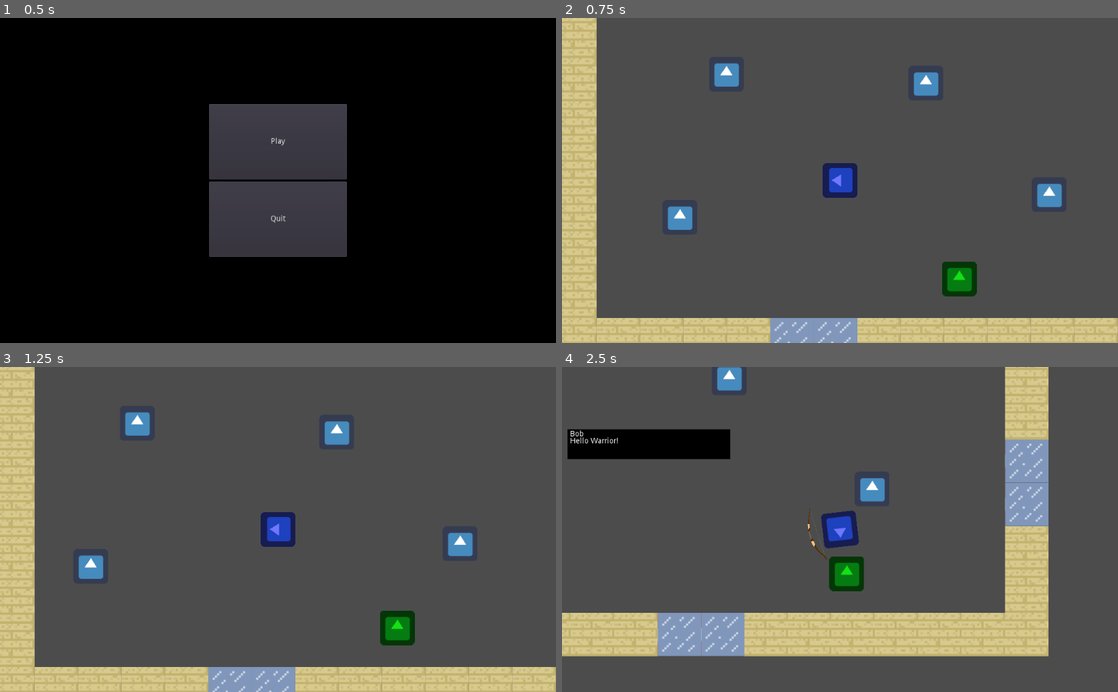
Above: before the commit, frames 1-4 (two rows, left to right).
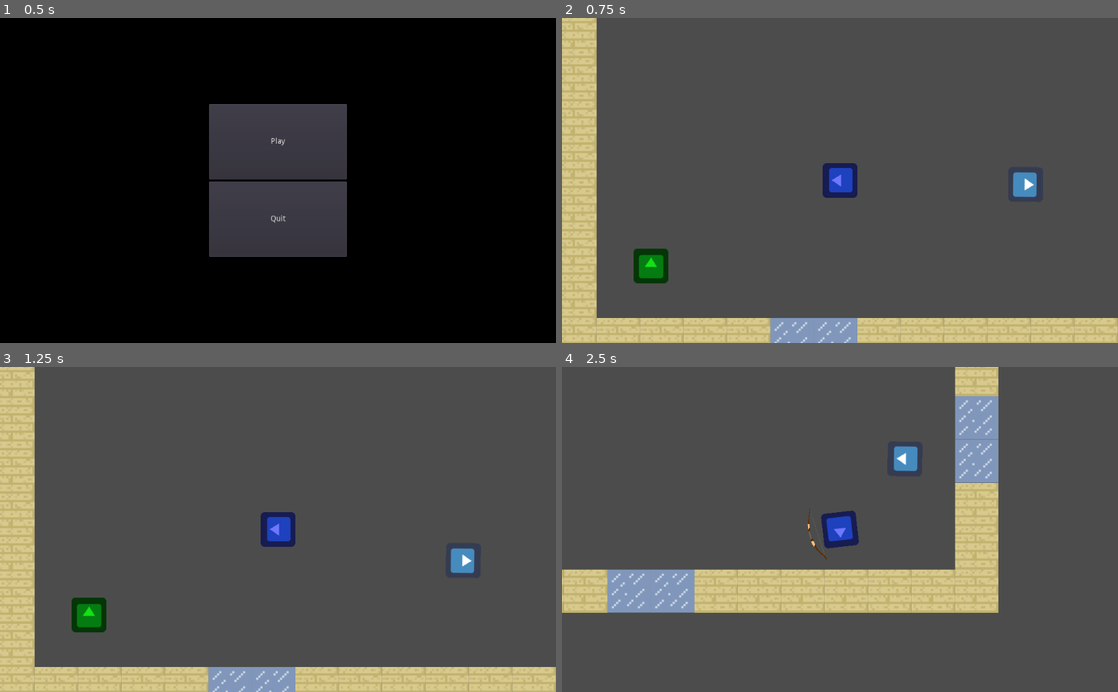
Above: after the commit, the same moments.

Repository: hamzasclone2/untitled-pokemon-game
Game: Godot game, scene res://Scenes/MainMenu.tscn
Two runs of this game, one before a commit and one after it. Both use one fixed random seed, a clock stepped at 60 frames per second and the inputs below. The engine's default icon, where the game draws it, is replaced by a stand-in: a white triangle on a blue panel in a dark square.
Inputs (mouse positions are in pixels of both pictures, inside the frame that each line leads up to):
- Up to frame 1 (0.5 s): no input
- Up to frame 2 (0.75 s): click "Play" at 0.5 s
- Up to frame 3 (1.25 s): no input
- Up to frame 4 (2.5 s): tap Enter (ui_accept) at 1.25, 1.52, 2.27 s; move the mouse to (962, 513) at 1.27 s; hold D (right) 1.28-2.03 s; click (962, 513) at 1.35 s; move the mouse to (728, 545) at 2.02 s; hold S (down) from 2.03 s (still down); tap Mouse wheel down (scrollWheelDown) at 2.1 s

Frame 1 is identical in both runs. In frame 2, 2.9% of the frame differs, in the area x 12-90%, y 13-86%; in frame 3, 2.8%; in frame 4, 37%, in the area x 0-88%, y 0-90%.

Commit message:
redid enemy patrols

Diff:
--- /dev/null
+++ b/Scenes/Path.tscn
@@ -0,0 +1,20 @@
+[gd_scene load_steps=4 format=2]
+
+[ext_resource path="res://Scenes/BasicEnemy.tscn" type="PackedScene" id=1]
+[ext_resource path="res://Scripts/path.gd" type="Script" id=2]
+
+[sub_resource type="Curve2D" id=1]
+_data = {
+"points": PoolVector2Array( 0, 0, 0, 0, 102.052, 98.5996, 0, 0, 0, 0, 437.732, 97.5996, 0, 0, 0, 0, 434.123, 19.5996, 0, 0, 0, 0, 103.255, 20.5996, 0, 0, 0, 0, 102.052, 98.5996 )
+}
+
+[node name="path" type="Path2D"]
+position = Vector2( -0.620261, 0 )
+curve = SubResource( 1 )
+script = ExtResource( 2 )
+
+[node name="follow" type="PathFollow2D" parent="."]
+position = Vector2( 102.052, 98.5996 )
+rotation = -0.00298017
+
+[node name="BasicEnemy" parent="follow" instance=ExtResource( 1 )]
--- a/Scenes/Test.tscn
+++ b/Scenes/Test.tscn
@@ -1,30 +1,14 @@
 [gd_scene load_steps=7 format=2]
 
 [ext_resource path="res://Scripts/Test.gd" type="Script" id=1]
-[ext_resource path="res://Scenes/BasicEnemy.tscn" type="PackedScene" id=2]
 [ext_resource path="res://Scenes/Player.tscn" type="PackedScene" id=3]
 [ext_resource path="res://Scenes/TileMap.tscn" type="PackedScene" id=4]
 [ext_resource path="res://Scenes/NPCs/Bob.tscn" type="PackedScene" id=5]
 [ext_resource path="res://Scenes/DialoguePopup.tscn" type="PackedScene" id=6]
+[ext_resource path="res://Scenes/Path.tscn" type="PackedScene" id=7]
 
 [node name="Test" type="Node2D"]
 script = ExtResource( 1 )
-
-[node name="BasicEnemy" parent="." instance=ExtResource( 2 )]
-position = Vector2( 623.145, 206.922 )
-agro = 5
-
-[node name="BasicEnemy2" parent="." instance=ExtResource( 2 )]
-position = Vector2( 255.68, 190.273 )
-agro = 10
-
-[node name="BasicEnemy3" parent="." instance=ExtResource( 2 )]
-position = Vector2( 850.284, 412.655 )
-agro = 15
-
-[node name="BasicEnemy4" parent="." instance=ExtResource( 2 )]
-position = Vector2( 170.052, 454.607 )
-agro = 20
 
 [node name="Player" parent="." instance=ExtResource( 3 )]
 position = Vector2( 448.331, 386.492 )
@@ -33,8 +17,20 @@
 tile_data = PoolIntArray( -327676, 1, 0, -327675, 1, 0, -327674, 1, 0, -327673, 1, 0, -327672, 12, 0, -327671, 12, 0, - …(985 unchanged characters)…
 
 [node name="Bob" parent="." instance=ExtResource( 5 )]
-position = Vector2( 668, 568 )
+position = Vector2( 100, 544 )
 
 [node name="CanvasLayer" type="CanvasLayer" parent="."]
 
 [node name="DialoguePopup" parent="CanvasLayer" instance=ExtResource( 6 )]
+
+[node name="path" parent="." instance=ExtResource( 7 )]
+
+[node name="path2" parent="." instance=ExtResource( 7 )]
+position = Vector2( 695.38, -64 )
+
+[node name="path3" parent="." instance=ExtResource( 7 )]
+position = Vector2( 895.38, -308 )
+
+[node name="path4" parent="." instance=ExtResource( 7 )]
+position = Vector2( 767.38, 566 )
+rotation = -1.55618
--- a/Scripts/BasicEnemy.gd
+++ b/Scripts/BasicEnemy.gd
@@ -20,16 +20,6 @@
 	if health <= 0:
 		queue_free()
 
-func _physics_process(delta):
-	timer += delta
-	if(isWalkingRight and timer<waitTime):
-		walk("right")
-	elif(!isWalkingRight and timer <waitTime):
-		walk("left")
-	elif(timer >= waitTime):
-		isWalkingRight = !isWalkingRight
-		timer = 0
-
 
 func _ready():
 	ThreatArea.scale.x = agro * PlayerAttributes.threat_level
@@ -39,10 +29,3 @@
 func _on_Area2D_body_entered(body):
 	if body.name == "Player":
 		print ("HES GONNA GET IT!")
-
-func walk(direction):
-	if(direction == "right"):
-		velocity.x = speed
-	elif(direction == "left"):
-		velocity.x = -speed
-	move_and_slide(velocity)
--- /dev/null
+++ b/Scripts/path.gd
@@ -0,0 +1,10 @@
+extends Path2D
+
+onready var follow = get_node("follow")
+
+func _ready():
+	set_process(true)
+	follow.set_unit_offset(randf())
+
+func _process(delta):
+	follow.set_offset(follow.get_offset() + NpcManager.get_speed("BasicEnemy") * delta)
